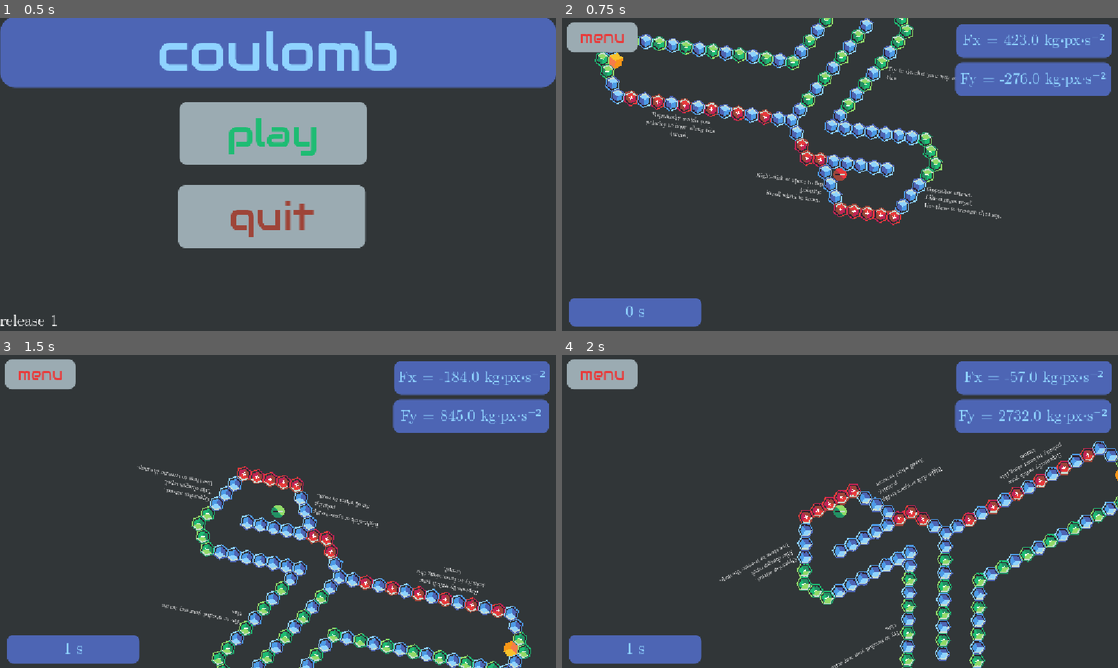
Above: before the commit, frames 1-4 (two rows, left to right).
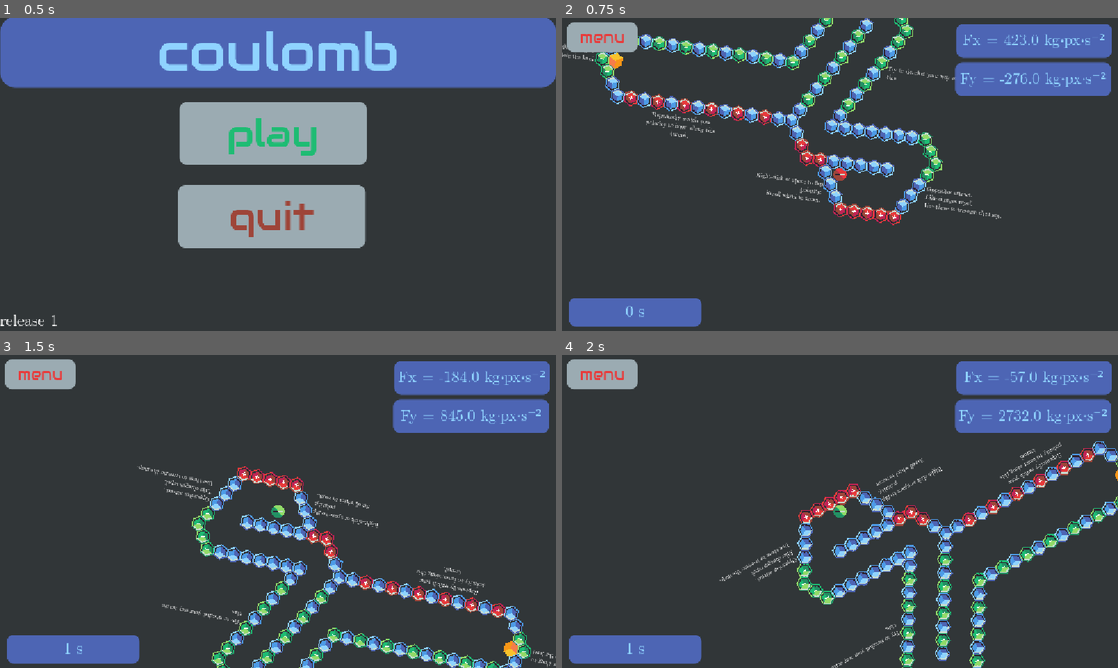
Above: after the commit, the same moments.

Repository: alstocras/electromagnetic-maze
Game: Godot game, scene res://src/scenes/main.tscn
Same seed, same stepped clock (60 frames per second), same inputs: the game is played once before the commit and once after it.
Inputs (mouse positions are in pixels of both pictures, inside the frame that each line leads up to):
- Up to frame 1 (0.5 s): no input
- Up to frame 2 (0.75 s): click "play" at 0.5 s
- Up to frame 3 (1.5 s): move the mouse to (400, 495) at 1.27 s; right-click (400, 495) at 1.35 s
- Up to frame 4 (2 s): no input

Frame 1 is identical in both runs. In frame 2, less than 0.1% of the frame differs, in the area x 0-6%, y 8-14%; in frame 3, less than 0.1%, in the area x 95-100%, y 94-100%; in frame 4, nothing differs.

Commit message:
new helper

Diff:
--- a/src/scenes/level0.tscn
+++ b/src/scenes/level0.tscn
@@ -63,6 +63,17 @@
 theme_override_font_sizes/normal_font_size = 12
 text = "Repeatedly switch your polarity to hover along this tunnel."
 horizontal_alignment = 1
+
+[node name="helper4" type="RichTextLabel" parent="." unique_id=2127703650]
+offset_left = -412.0
+offset_top = 18.0
+offset_right = -242.0
+offset_bottom = 70.0
+theme_override_fonts/normal_font = ExtResource("3_f02tp")
+theme_override_fonts/bold_font = ExtResource("4_04g2k")
+theme_override_font_sizes/normal_font_size = 12
+text = "Touch this yellow thing to complete the level"
+horizontal_alignment = 2
 
 [node name="helper0" type="RichTextLabel" parent="." unique_id=1947960535]
 offset_left = 94.0
